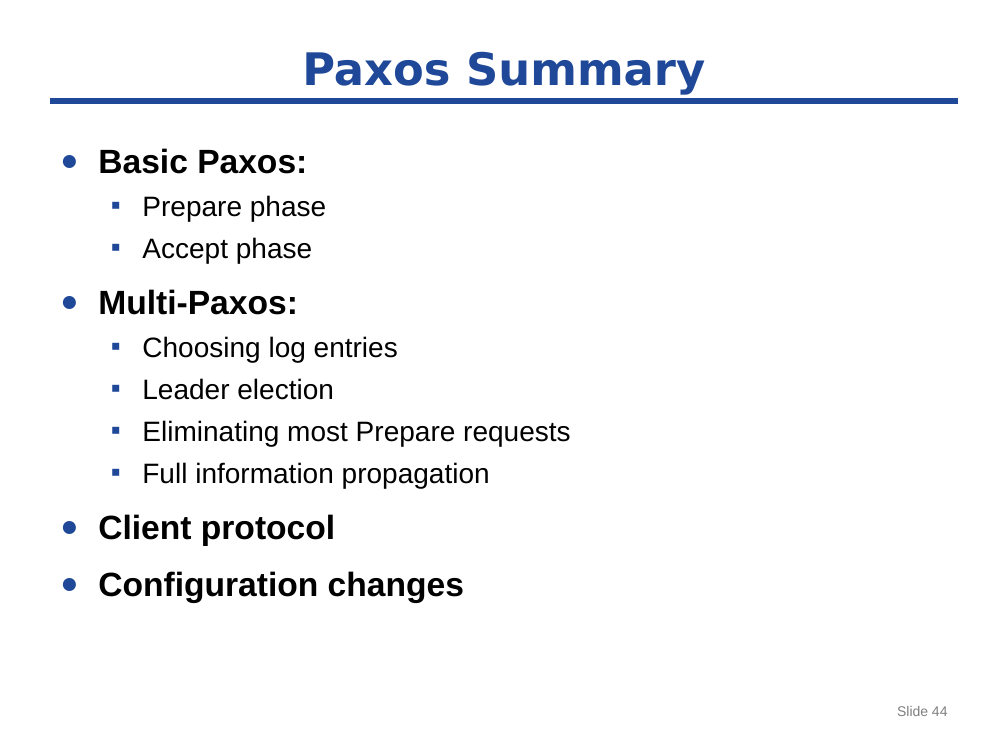
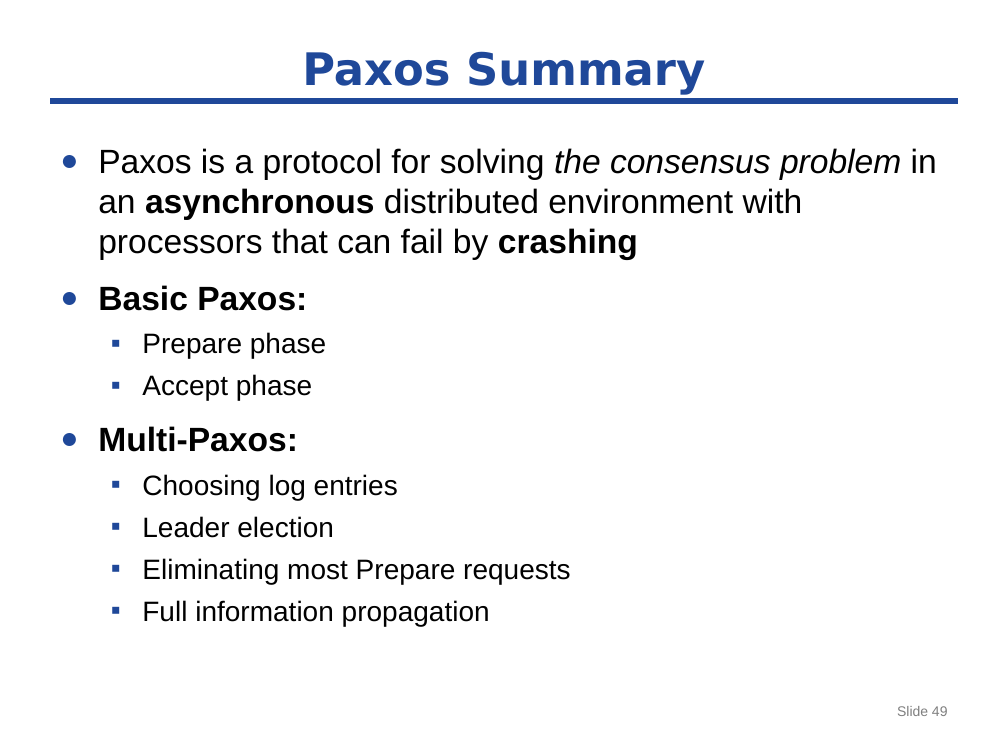
Before and after one commit to byshen/cse291_dependable_system, a slide deck: slide 49 of paxos/paxos-291.pptx (slide 44 before the commit). Drawn at 1008x756 pixels with LibreOffice and Linux fonts; fonts in the diff are those of the drawing. Boxes give left, top, right and bottom in pixels: in the first picture for what was removed or moved away, otherwise in the second. Text is boxed around its words. In the diff, an @@ line names an element or a change of style, - is before the commit and + after.

Commit message:
paxos

```diff
--- a/paxos/paxos-291.pptx
+++ b/paxos/paxos-291.pptx
@@ text at (98, 148, 937, 260): paragraph added @@
+● Paxos is a protocol for solving the consensus problem in an asynchronous distributed environment with processors that can fail by crashing
@@ text at (98, 514, 464, 603): paragraphs removed @@
-● Client protocol
-● Configuration changes
@@ page number at (897, 706, 948, 716): text changed @@
-Slide 44
+Slide 49
```
Also in this commit, not shown: 7 other slides changed, 5 slides added.
